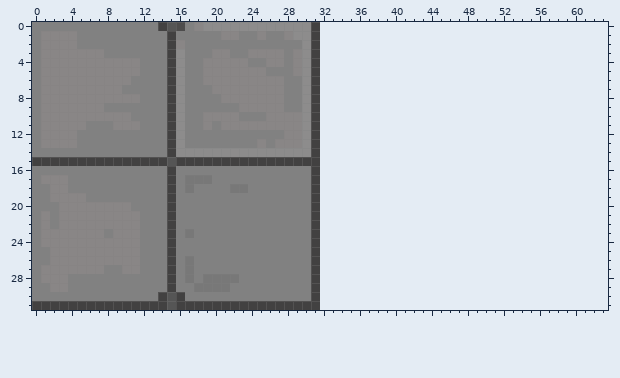
File history of a pixel-art sprite, Resources/Textures/DeltaV/Other/S3D/floor_atlas.png. The picture above was drawn from the file before the commit.
The file is 32x32 pixels. Colours within 5 levels of each other are drawn and written as one. The old version is drawn lined up with the new one, on the new canvas.
Once edited:
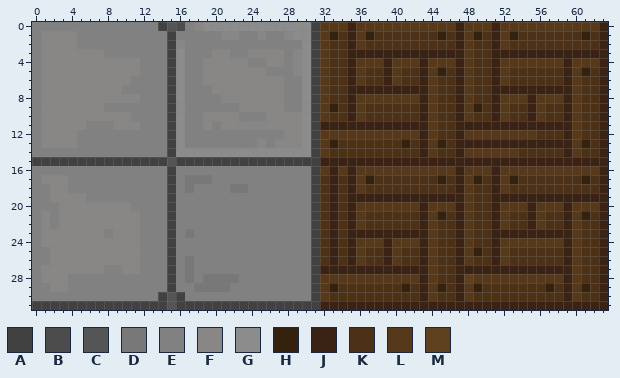
Palette (. is transparent): A #424141  B #4d4c4c  C #555555  D #787878  E #818181  F #898686  G #8d8c8c  H #34210e  J #3a2314  K #4c3117  L #55391a  M #5e401e
The edit:
canvas 32x32 -> 64x32
y 0: x 32..63 ................................ -> LLLJLLLLLLLLLLLJLLLJLLLLLLLLLLLJ
y 1: x 32..63 ................................ -> LHKJLHKKKKKKKHKJLHKJLHKKKKKKKHKJ
y 2: x 32..63 ................................ -> LKKJLKKKKKKKKKKJLKKJLKKKKKKKKKKJ
y 3: x 32..63 ................................ -> LKKJJJJJJJJJJJJJLKKJJJJJJJJJJJJJ
y 4: x 32..63 ................................ -> LKKJLLLJLLLJLLLJLKKJLLLLLLLJLLLJ
y 5: x 32..63 ................................ -> LKKJLKKJLKKJLHKJLKKJLKKKKKKJLHKJ
y 6: x 32..63 ................................ -> LKKJLKKJLKKJLKKJLKKJLKKKKKKJLKKJ
y 7: x 32..63 ................................ -> LKKJJJJJJJJJLKKJLKKJJJJJJJJJLKKJ
y 8: x 32..63 ................................ -> LKKJLLLLLLLJLKKJLKKJLLLJLLLJLKKJ
y 9: x 32..63 ................................ -> LHKJLKKKKKKJLKKJLHKJLKKJLKKJLKKJ
y 10: x 32..63 ................................ -> LKKJLKKKKKKJLKKJLKKJLKKJLKKJLKKJ
y 11: x 32..63 ................................ -> JJJJJJJJJJJJLKKJJJJJJJJJJJJJLKKJ
y 12: x 32..63 ................................ -> LLLLLLLLLLLJLKKJLLLLLLLLKKKJLKKJ
y 13: x 32..63 ................................ -> LHKKKKKKKHKJLHKJJJJJJJJJJJJJLHKJ
y 14: x 32..63 ................................ -> LKKKKKKKKKKJLKKJLLLLLLKKKKKJLKKJ
y 15: x 32..63 ................................ -> JJJJJJJJJJJJJJJJJJJJJJJJJJJJJJJJ
y 16: x 32..63 ................................ -> LJLJLLLLLLLLLLLJLLLJLLLLLLLLLLLJ
y 17: x 32..63 ................................ -> KJKJLHKKKKKKKHKJLHKJLHKKKKKKKHKJ
y 18: x 32..63 ................................ -> KJKJLKKKKKKKKKKJLKKJLKKKKKKKKKKJ
y 19: x 32..63 ................................ -> KJKJJJJJJJJJJJJJLKKJJJJJJJJJJJJJ
y 20: x 32..63 ................................ -> KJKJLLLLLLLJLLLJLKKJLLLJLLLJLLLJ
y 21: x 32..63 ................................ -> KJKJLKKKKKKJLHKJLKKJLKKJLKKJLHKJ
y 22: x 32..63 ................................ -> KJKJLKKKKKKJLKKJLKKJLKKJLKKJLKKJ
y 23: x 32..63 ................................ -> KJKJJJJJJJJJLKKJLKKJJJJJJJJJLKKJ
y 24: x 32..63 ................................ -> KJKJLLLJLLLJLKKJLKKJLLLLLLLJLKKJ
y 25: x 32..63 ................................ -> KJKJLKKJLKKJLKKJLHKJLKKKKKKJLKKJ
y 26: x 32..63 ................................ -> KJKJLKKJLKKJLKKJLKKJLKKKKKKJLKKJ
y 27: x 32..63 ................................ -> JJJJJJJJJJJJLKKJJJJJJJJJJJJJLKKJ
y 28: x 32..63 ................................ -> LLLLLLLLLLLJLKKJMLLLLLLLLLLJLKKJ
y 29: x 32..63 ................................ -> LHKKKKKKKHKJLHKJLHKKKKKKKHKJLHKJ
y 30: x 32..63 ................................ -> LKKKKKKKKKKJLKKJLKKKKKKKKKKJLKKJ
y 31: x 32..63 ................................ -> JJJJJJJJJJJJJJJJJJJJJJJJJJJJJJJJ
Where, in picture pixels (left, top, right, bottom), the same in both pictures:
added: (320, 22, 608, 310)
